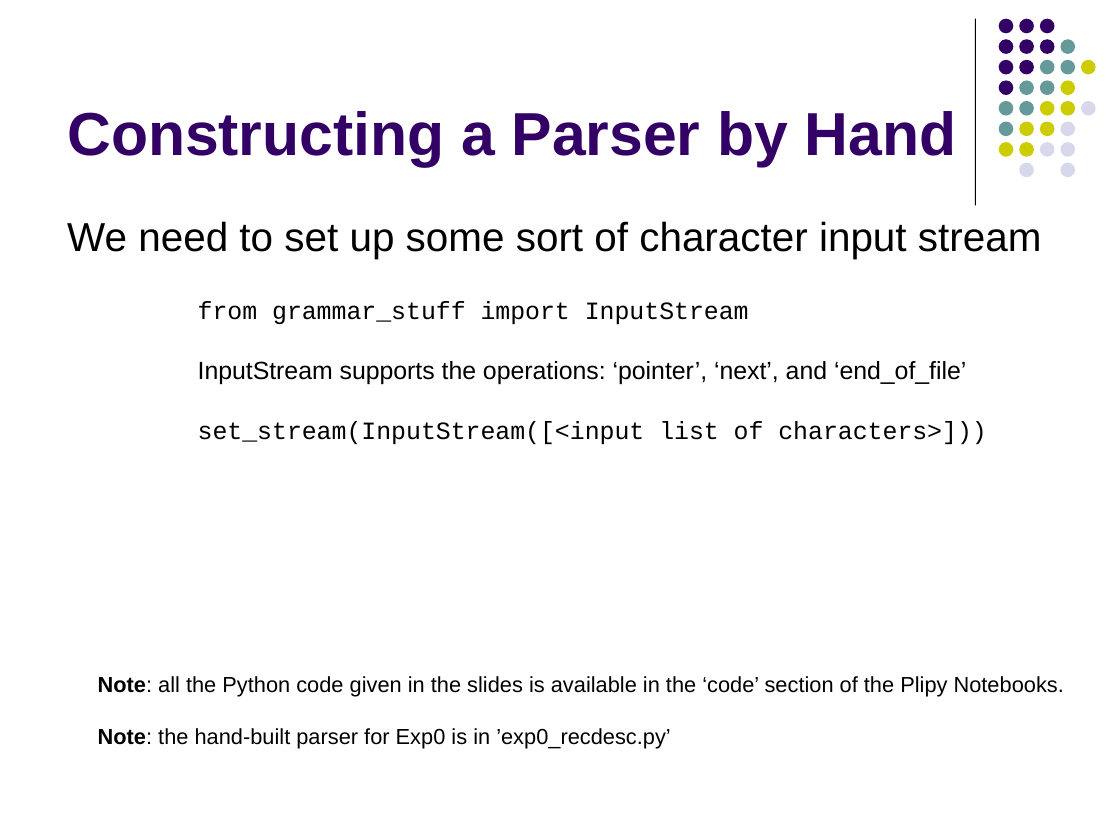
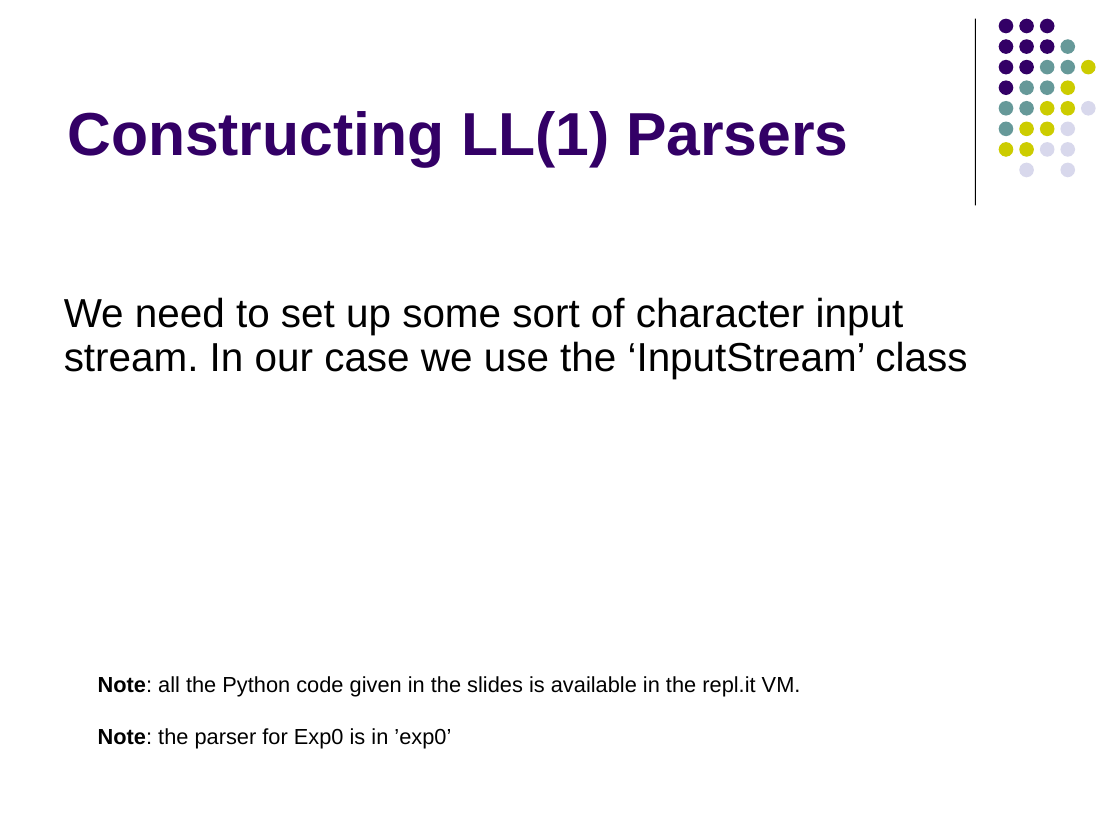
Before and after one commit to lutzhamel/CSC402, a slide deck: slide 20 of notes/csc402-ln002.pptx (slide 18 before the commit). Drawn at 1120x840 pixels with LibreOffice and Linux fonts; fonts in the diff are those of the drawing. Boxes give left, top, right and bottom in pixels: in the first picture for what was removed or moved away, otherwise in the second. Text is boxed around its words. In the diff, an @@ line names an element or a change of style, - is before the commit and + after.

```diff
--- a/notes/csc402-ln002.pptx
+++ b/notes/csc402-ln002.pptx
@@ title at [67, 111, 849, 167]: text changed @@
-Constructing a Parser by Hand
+Constructing LL(1) Parsers
@@ text at [64, 297, 967, 379]: text changed @@
-We need to set up some sort of character input stream
+We need to set up some sort of character input stream. In our case we use the ‘InputStream’ class
@@ text removed at [198, 301, 986, 444] @@
-from grammar_stuff import InputStream
-InputStream supports the operations: ‘pointer’, ‘next’, and ‘end_of_file’
-set_stream(InputStream([<input list of characters>]))
@@ text at [98, 676, 801, 749]: text changed @@
-Note: all the Python code given in the slides is available in the ‘code’ section of the Plipy Notebooks.
-Note: the hand-built parser for Exp0 is in ’exp0_recdesc.py’
+Note: all the Python code given in the slides is available in the repl.it VM.
+Note: the parser for Exp0 is in ’exp0’
```
Also in this commit, not shown: 14 other slides changed, 6 slides added, 5 slides removed, 4 other files.
